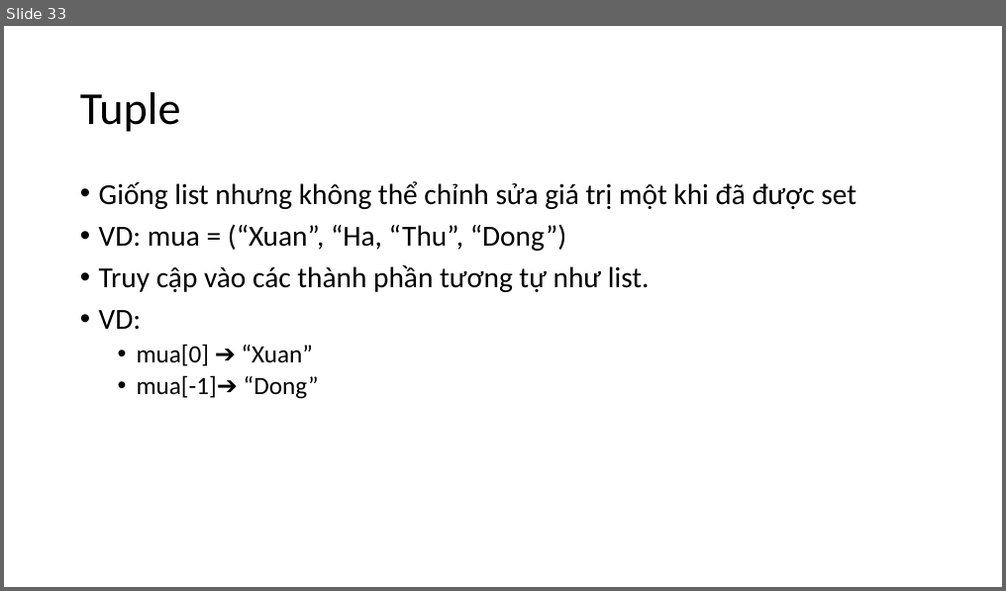
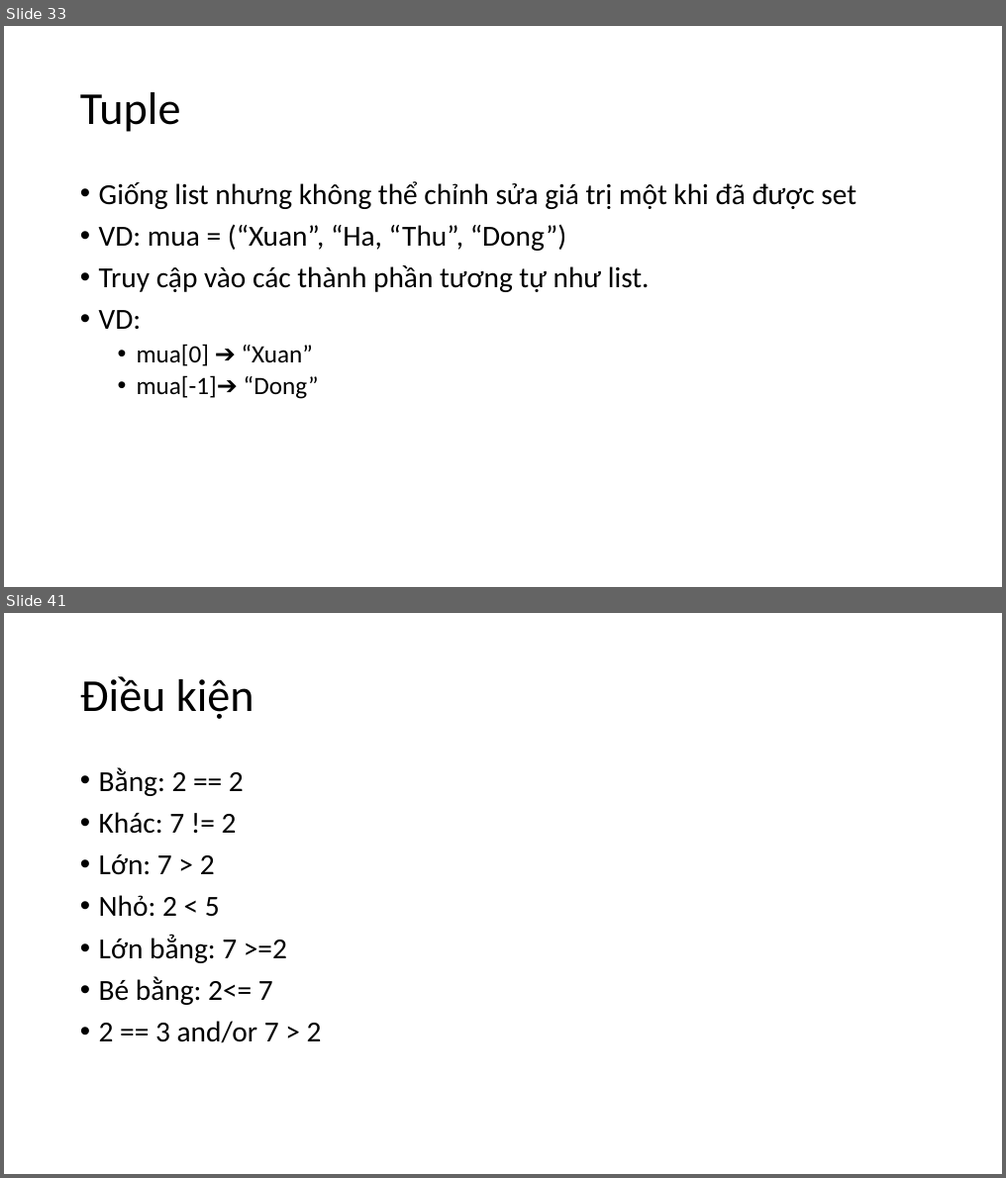
Before and after one commit to levinhhoang16/PyOpenCVCourse, a slide deck: Lecture/PythonCoban.pptx. Shown one above the other, each under a label of ours: slide 33 before the commit, slides 33 and 41 after it; the slides between them are not shown. The pictures are 1006x591 and 1006x1178 pixels, drawn with LibreOffice and Linux fonts; fonts in the diff are those of the drawing. Boxes give left, top, right and bottom in pixels: in the first picture for what was removed or moved away, otherwise in the second. Text is boxed around its words. In the diff, an @@ line names an element or a change of style, - is before the commit and + after.

```diff
--- a/Lecture/PythonCoban.pptx
+++ b/Lecture/PythonCoban.pptx
@@ slide 41 added at [4, 613, 1002, 1174], background #FFFFFF @@
@@ title added at [80, 676, 254, 719], 44 pt, text #000000 @@
+Điều kiện
@@ text added at [99, 767, 322, 1044], 28 pt, text #000000 @@
+• Bằng: 2 == 2
+• Khác: 7 != 2
+• Lớn: 7 > 2
+• Nhỏ: 2 < 5
+• Lớn bẳng: 7 >=2
+• Bé bằng: 2<= 7
+• 2 == 3 and/or 7 > 2
```
Also in this commit, not shown: 15 other slides added.
